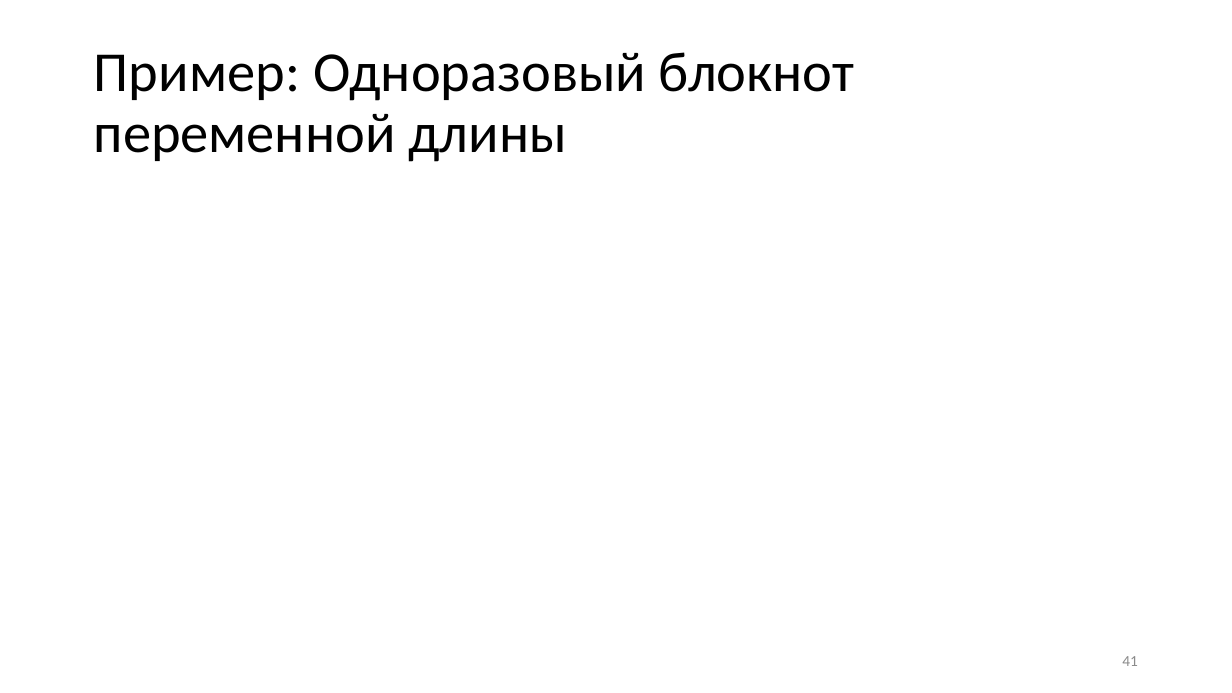
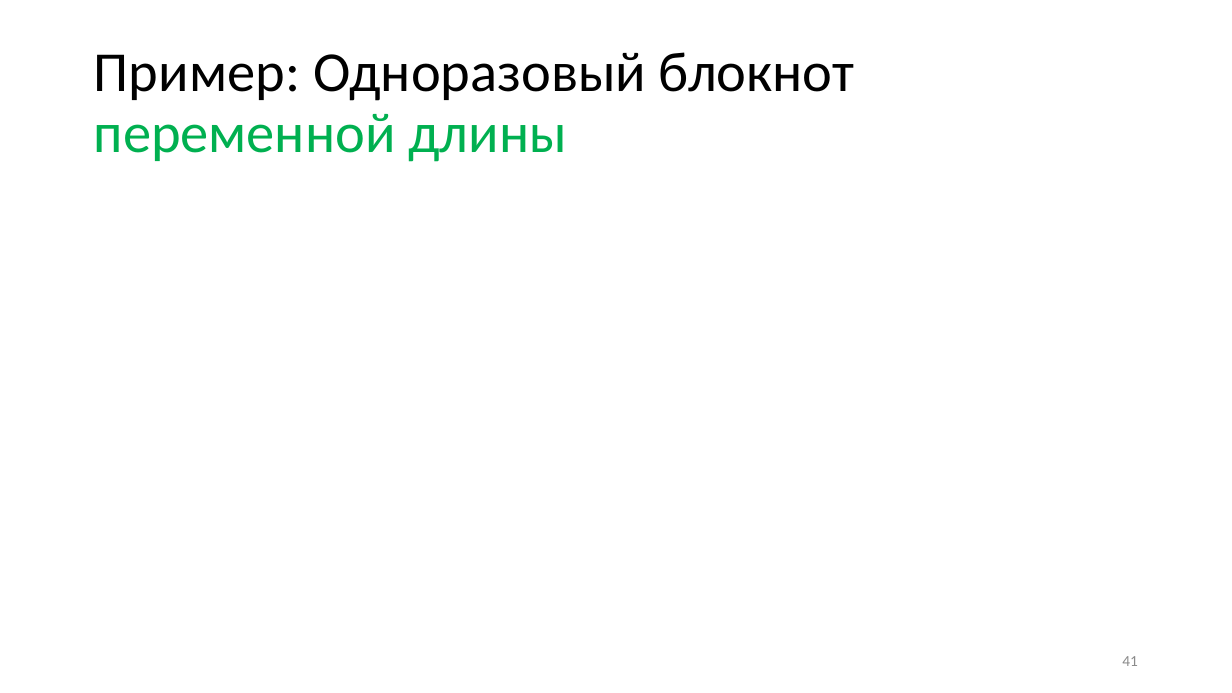
Before and after one commit to CryptoCourse/CryptoLectures, a slide deck: slide 41 of Lectures/Lecture1.pptx. Drawn at 1232x693 pixels with LibreOffice and Linux fonts; fonts in the diff are those of the drawing; grey boxes stand for pictures. Boxes give left, top, right and bottom in pixels: in the first picture for what was removed or moved away, otherwise in the second. Text is boxed around its words. In the diff, an @@ line names an element or a change of style, - is before the commit and + after.

```diff
--- a/Lectures/Lecture1.pptx
+++ b/Lectures/Lecture1.pptx
@@ title "Пример: Одноразовый блокнот переменной длины" at (94, 52, 854, 162): text colour #000000 to #00B050 in "переменной длины" @@
```
Also in this commit, not shown: 2 other slides changed, 1 other file.
